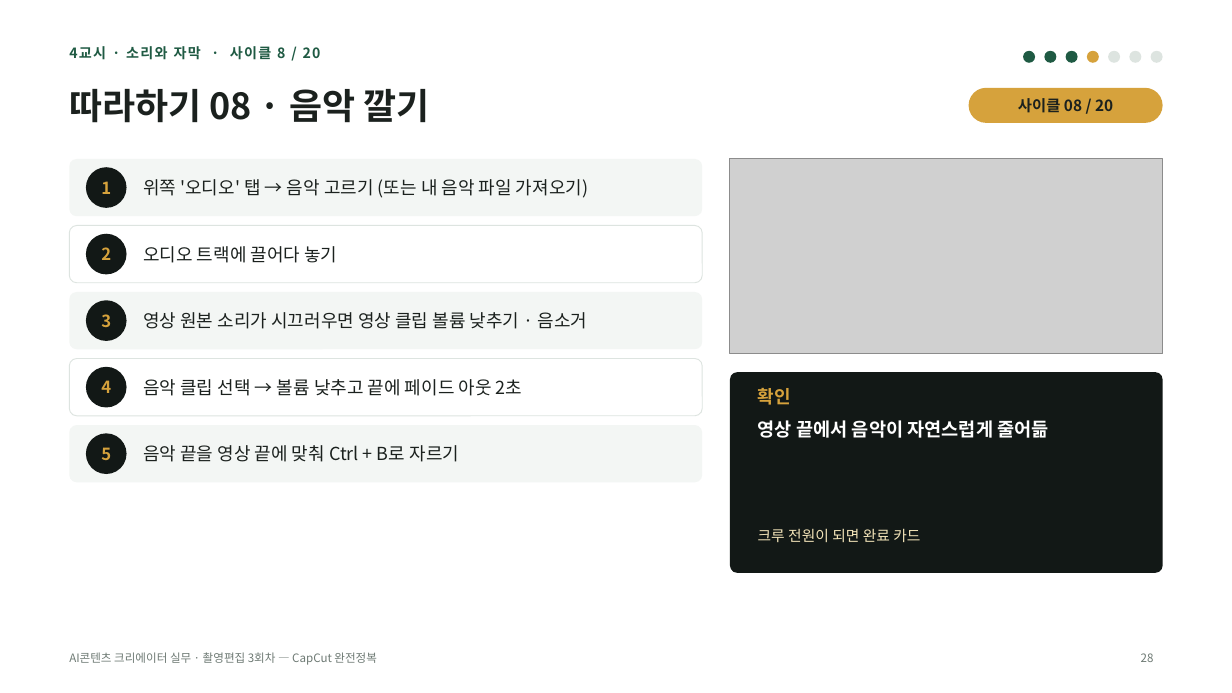
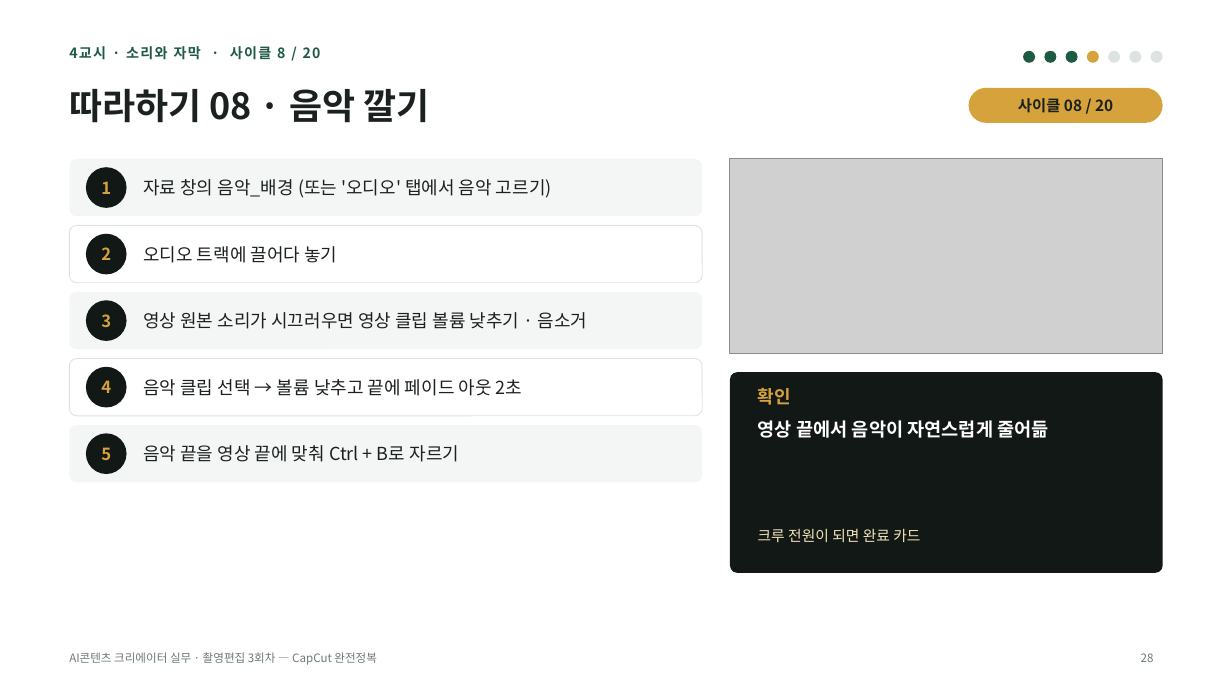
Before and after one commit to yujida/MARUBIT, a slide deck: slide 28 of lectures/03/3회차_CapCut완전정복_슬라이드.pptx. Drawn at 1232x693 pixels with LibreOffice and Linux fonts; fonts in the diff are those of the drawing; grey boxes stand for pictures. Boxes give left, top, right and bottom in pixels: in the first picture for what was removed or moved away, otherwise in the second. Text is boxed around its words. In the diff, an @@ line names an element or a change of style, - is before the commit and + after.

```diff
--- a/lectures/03/3회차_CapCut완전정복_슬라이드.pptx
+++ b/lectures/03/3회차_CapCut완전정복_슬라이드.pptx
@@ text at [143,179,552,198]: text changed @@
-위쪽 '오디오' 탭 → 음악 고르기 (또는 내 음악 파일 가져오기)
+자료 창의 음악_배경 (또는 '오디오' 탭에서 음악 고르기)
```
Also in this commit, not shown: 22 other slides changed, 2 slides added, 4 other files.
